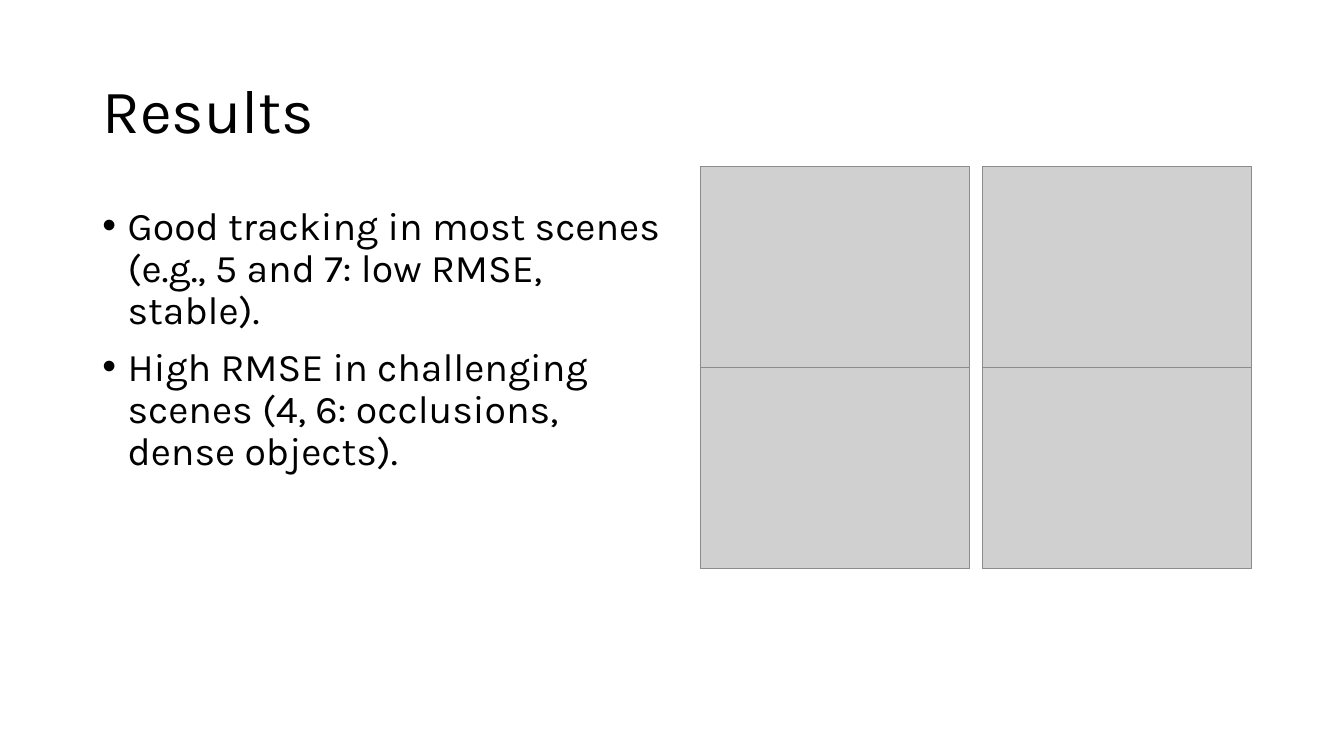
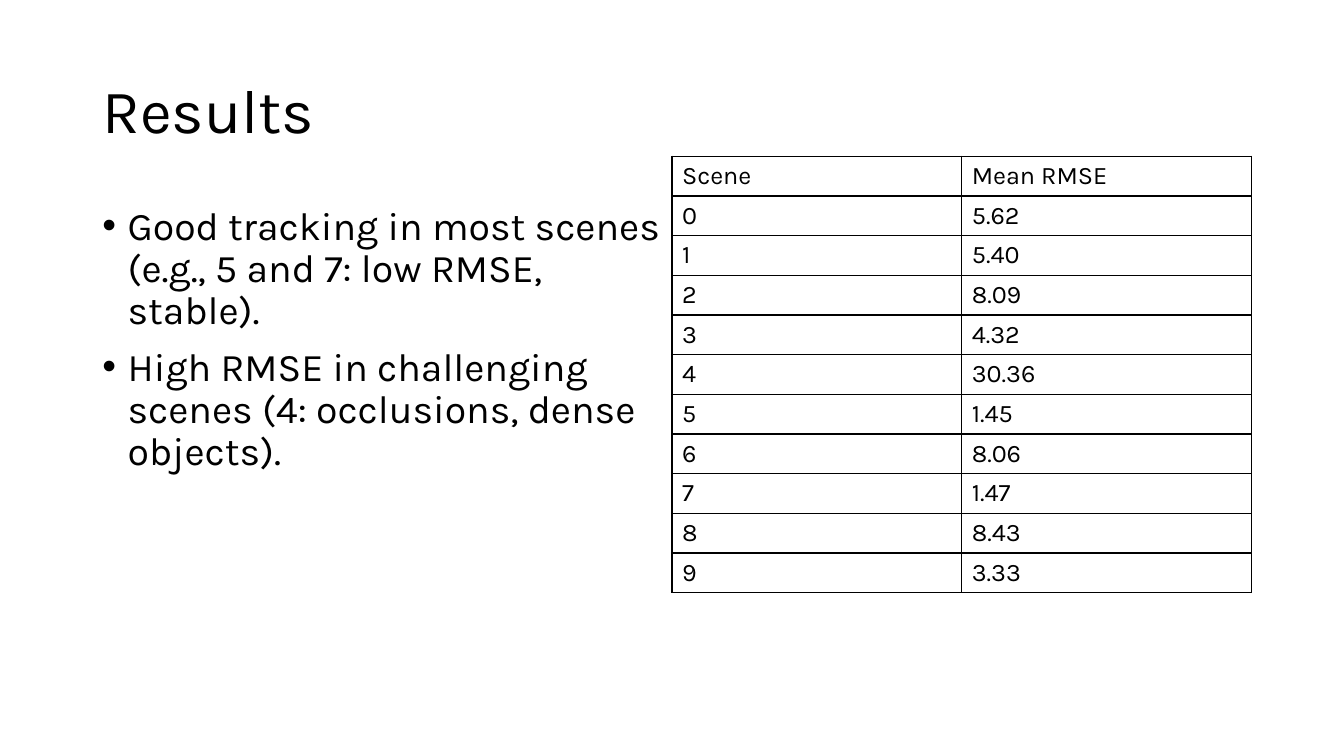
Before and after one commit to steps23/3d_percption_p2_v2, a slide deck: slide 13 of Presentazione_progetto_2_v2.pptx. Drawn at 1344x756 pixels with LibreOffice and Linux fonts; fonts in the diff are those of the drawing; grey boxes stand for pictures. Boxes give left, top, right and bottom in pixels: in the first picture for what was removed or moved away, otherwise in the second. Text is boxed around its words. In the diff, an @@ line names an element or a change of style, - is before the commit and + after.

```diff
--- a/Presentazione_progetto_2_v2.pptx
+++ b/Presentazione_progetto_2_v2.pptx
@@ table added at [673, 156, 1253, 600], 11 rows, 2 columns @@
+Scene | Mean RMSE
+0 | 5.62
+1 | 5.40
+2 | 8.09
+3 | 4.32
+4 | 30.36
+5 | 1.45
+6 | 8.06
+7 | 1.47
+8 | 8.43
+9 | 3.33
@@ text at [128, 354, 636, 475]: text changed @@
-• High RMSE in challenging scenes (4, 6: occlusions, dense objects).
+• High RMSE in challenging scenes (4: occlusions, dense objects).
@@ group removed at [701, 167, 1252, 569]: 4 pictures @@
```
Also in this commit, not shown: 2 other files.
